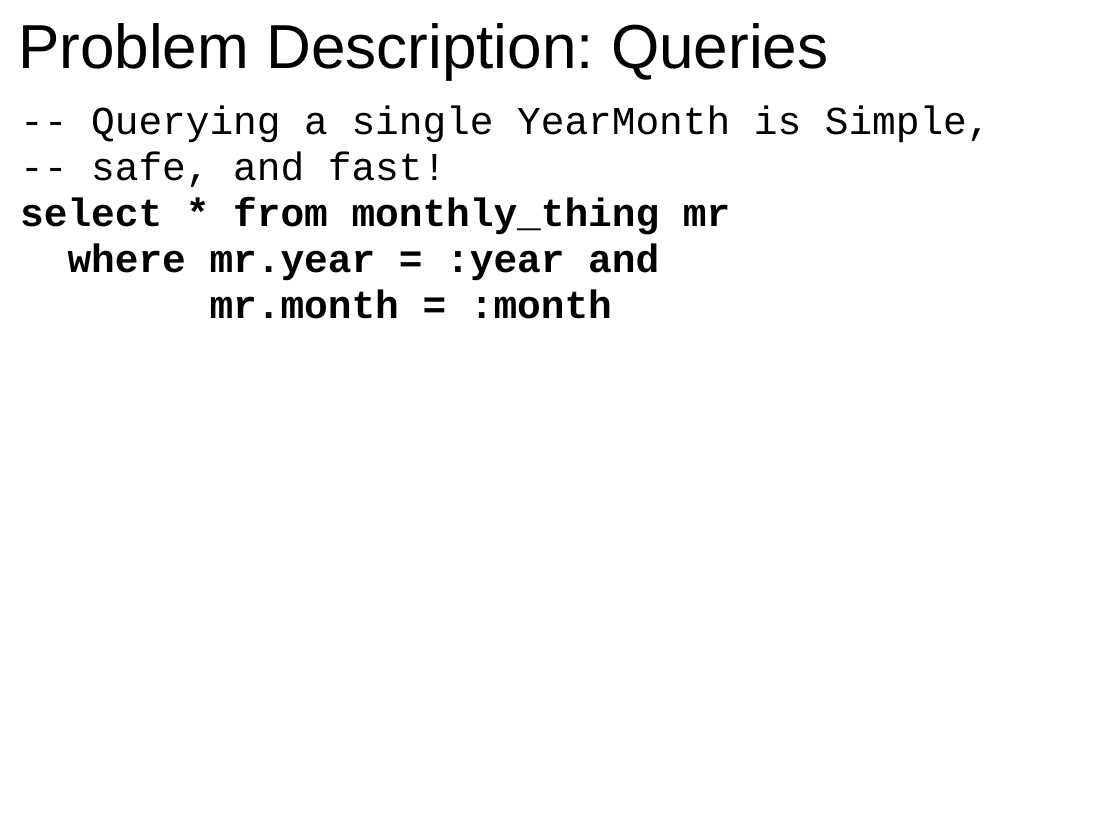
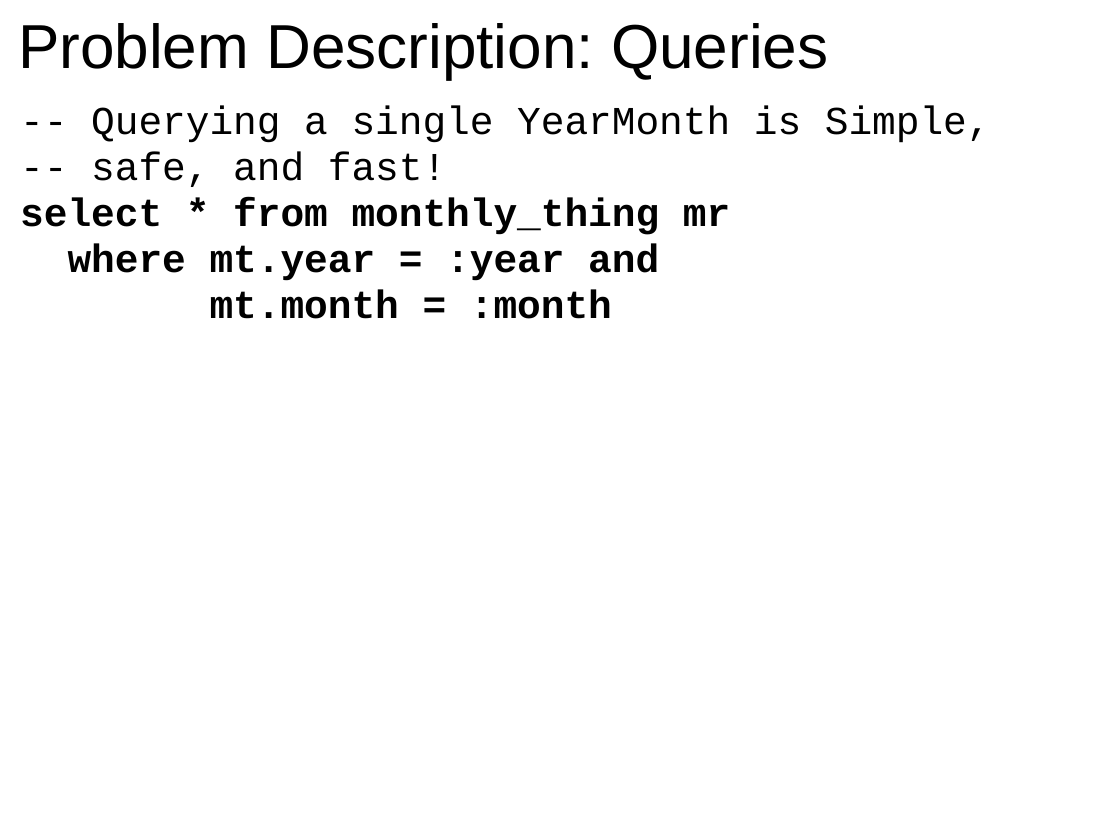
Before and after one commit to GlenKPeterson/refactJavaScalaCloj, a slide deck: slide 7 of refactJavaScalaCloj.ppt. Drawn at 1120x840 pixels with LibreOffice and Linux fonts; fonts in the diff are those of the drawing. Boxes give left, top, right and bottom in pixels: in the first picture for what was removed or moved away, otherwise in the second. Text is boxed around its words. In the diff, an @@ line names an element or a change of style, - is before the commit and + after.

Commit message:
Fixed typo in ppt.

```diff
--- a/refactJavaScalaCloj.ppt
+++ b/refactJavaScalaCloj.ppt
@@ text at box(68, 243, 659, 319): text changed @@
-where mr.year = :year and
-mr.month = :month
+where mt.year = :year and
+mt.month = :month
```
Also in this commit, not shown: 3 other slides changed.
